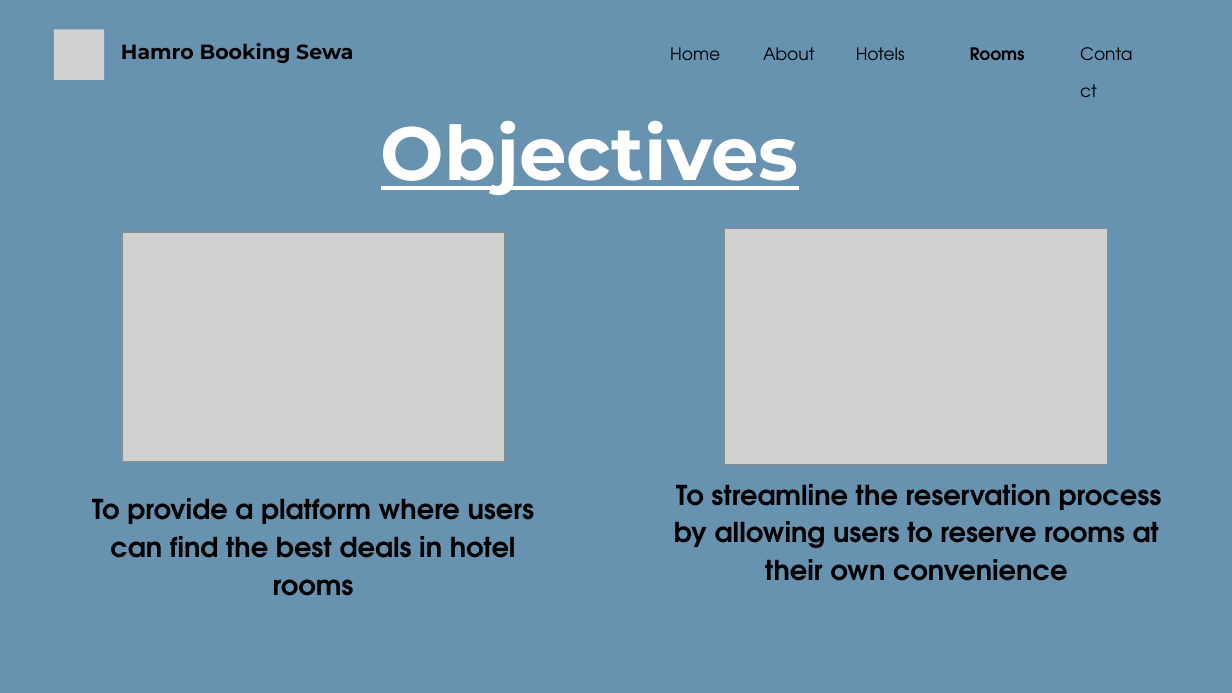
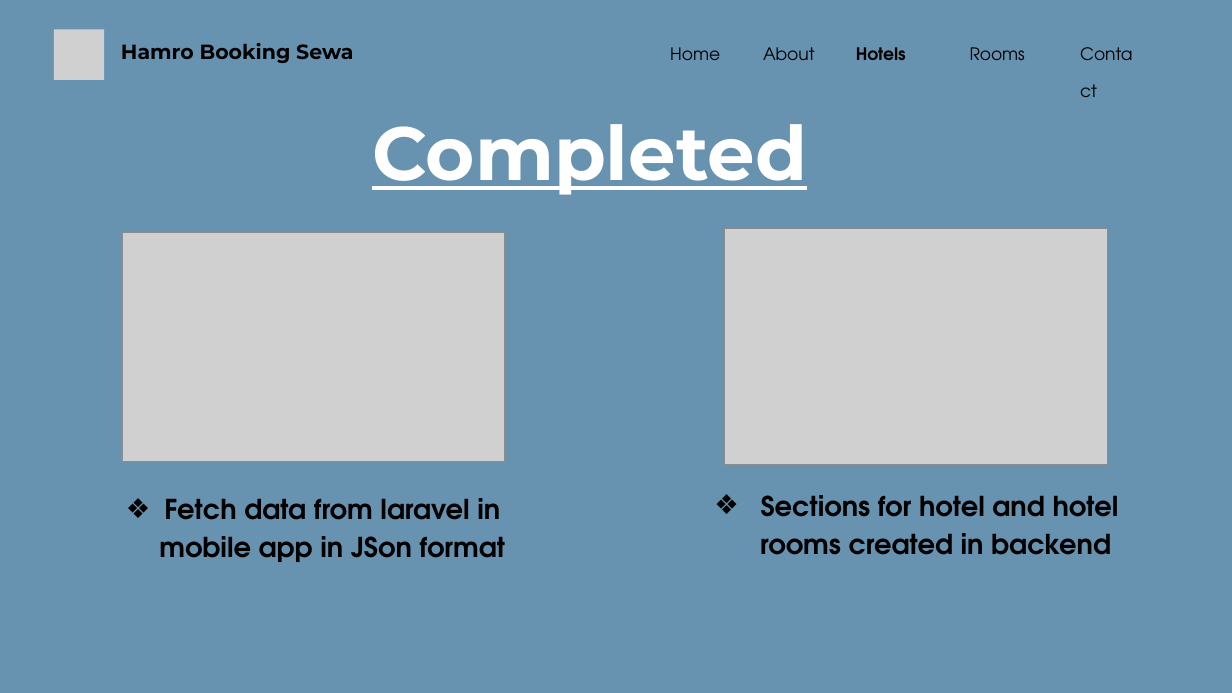
Before and after one commit to lgic-project/Hamro-booking-sewa-frontend, a slide deck: slide 3 of Documentation/Mid Term/MidTerm.Presentation.pptx (slide 4 before the commit). Drawn at 1232x693 pixels with LibreOffice and Linux fonts; fonts in the diff are those of the drawing; grey boxes stand for pictures. Boxes give left, top, right and bottom in pixels: in the first picture for what was removed or moved away, otherwise in the second. Text is boxed around its words. In the diff, an @@ line names an element or a change of style, - is before the commit and + after.

```diff
--- a/Documentation/Mid Term/MidTerm.Presentation.pptx
+++ b/Documentation/Mid Term/MidTerm.Presentation.pptx
@@ text "Hotels" at [856,47,906,60]: bold on @@
@@ text "Rooms" at [970,47,1025,60]: bold off @@
@@ text at [372,124,807,195]: text changed @@
-Objectives
+Completed
@@ text at [159,498,505,562]: text changed @@
-To provide a platform where users can find the best deals in hotel rooms
+❖ Fetch data from laravel in mobile app in JSon format
@@ text at [760,495,1119,555]: text changed @@
-To streamline the reservation process by allowing users to reserve rooms at their own convenience
+❖ Sections for hotel and hotel rooms created in backend
```
Also in this commit, not shown: 3 other slides changed, 1 slide removed, 1 other file.
